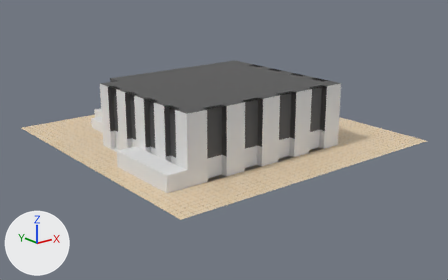
One commit to the Blender file level_data/LEVEL_3.blend: the scene before it, then after it.
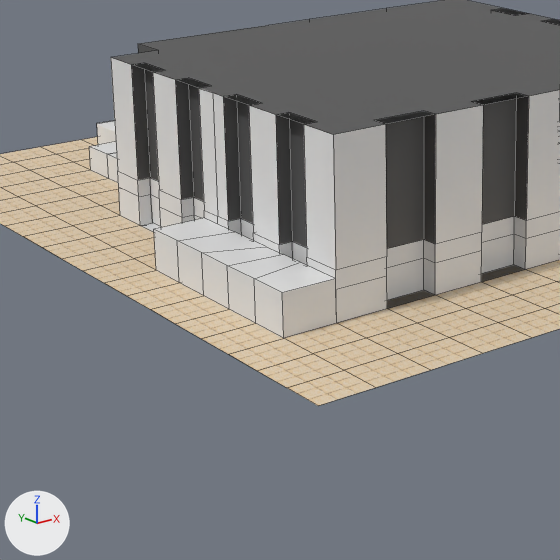
There are two pictures of each version: one whole from a 50 mm lens placed at (-2.53, -3.24, 1.24), pointed at (0.01, -0.06, -0.03), one close up on the part from 13% to 61% of the width and 22% to 100% of the height. The lights are fixed; the arrows at lower left show +X, +Y and +Z. The close-ups show mesh edges as thin lines.

The older version as bpy lines, for what is in view:
```python
me_plane_001 = bpy.data.meshes.new('Plane.001')
me_plane_001.from_pydata(...)  # 631 vertices, 505 faces, 1 loose edge; spans x -0.87..1.0, y -0.68..0.89, z -0.01..0.41
# faces by material slot: [238, 267]
me_plane_001.materials.append(mat_everything_else)  # white #e7e7e7
me_plane_001.materials.append(mat_structure)  # orange #e7ac57
me_plane_003 = bpy.data.meshes.new('Plane.003')
me_plane_003.from_pydata(...)  # 382 vertices, 308 faces; spans x -1.0..1.0, y -1.0..1.0, z -0.03..0.0
me_plane_003.materials.append(mat_tan_tile)  # picture img_tan_tile_png
me_plane_004 = bpy.data.meshes.new('Plane.004')
me_plane_004.from_pydata(...)  # 120 vertices, 39 faces; spans x -0.733..0.467, y -0.684..0.368, z 0.119..0.41
me_plane_004.materials.append(mat_black_cieling)  # dark grey #555555
ob_plane_001 = bpy.data.objects.new('Plane.001', me_plane_001)
ob_plane_001.location = (0.0, 0.0, 0.003)
ob_plane_003 = bpy.data.objects.new('Plane.003', me_plane_003)
ob_plane_003.location = (0.0, 0.0, 0.003)
ob_plane_004 = bpy.data.objects.new('Plane.004', me_plane_004)
ob_plane_004.location = (0.0, 0.0, 0.003)
```
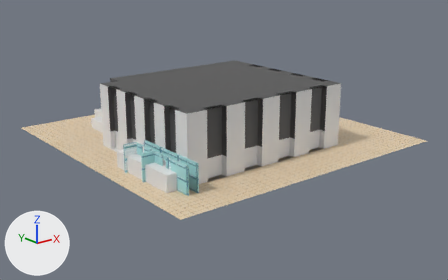
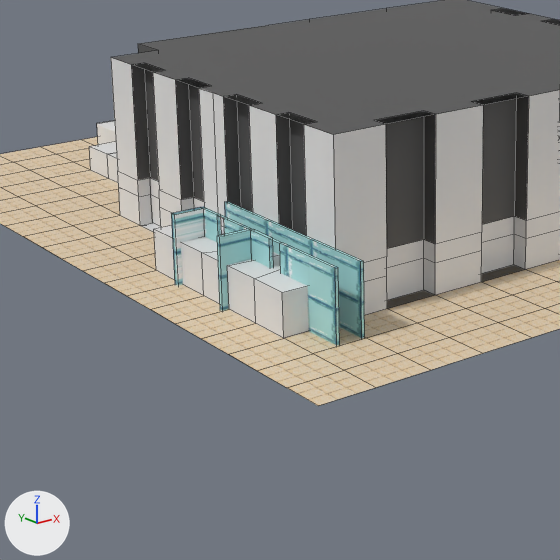
What the commit changed:
me_plane_001 is used by ob_plane_001; location (0.0, 0.0, 0.003).
me_plane_001 had 631 vertices, 505 faces, 1 loose edge and spanned x -0.87..1.0, y -0.68..0.89, z -0.01..0.41.
me_plane_001 now has 1077 vertices, 947 faces, 1 loose edge and spans x -0.88..1.0, y -0.78..0.89, z -0.01..0.41.
me_plane_001 part 1: a new loose piece, a box spanning x -0.7409..-0.7335, y -0.7837..-0.2632, z -0.0104..0.1662, in mat_tile_001 (picture img_tile_png_001).
me_plane_001 part 2: a new loose piece of 44 vertices spanning x -0.88..-0.8, y -0.78..-0.26, z -0.01..0.17, in mat_tile_001 (picture img_tile_png_001).
me_plane_001 now uses material mat_tile_001 (picture img_tile_png_001).

Boxes [x1, y1, x2, y2] around the edits, measured in the close-ups (560 x 560 px):
'Plane.001', reshaped: before [89, 8, 560, 338]; after [89, 8, 560, 346]
part 1 of me_plane_001, added (cyan): after [225, 201, 365, 338]
part 2 of me_plane_001, added (cyan): after [171, 207, 340, 346]
